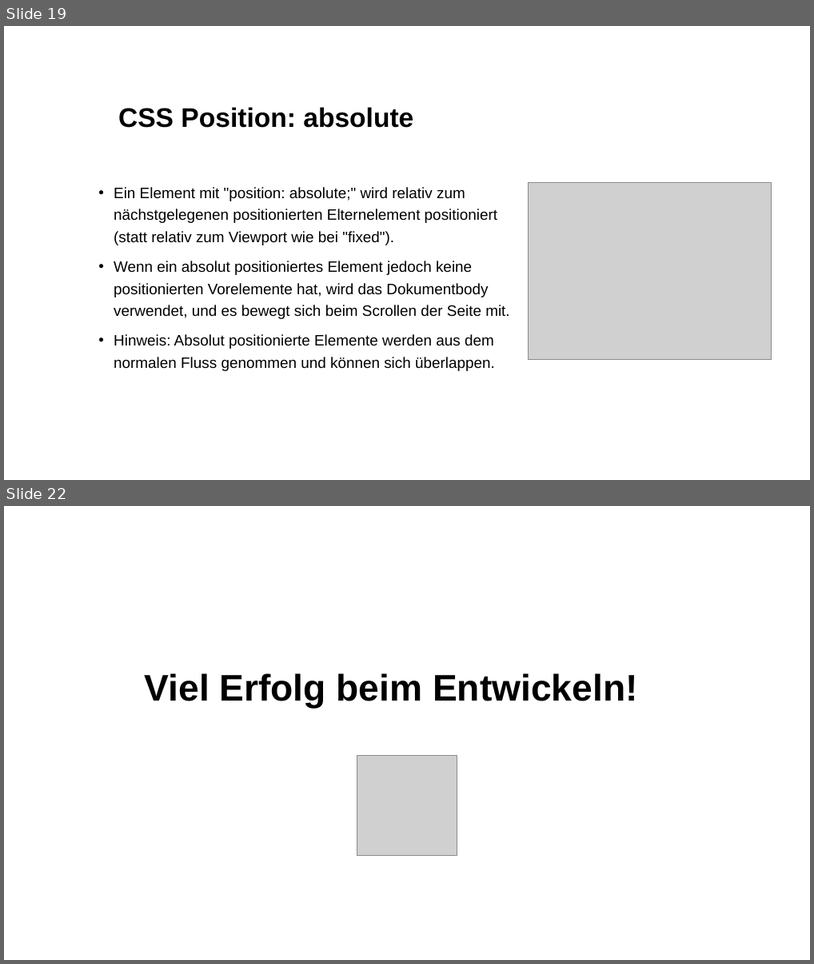
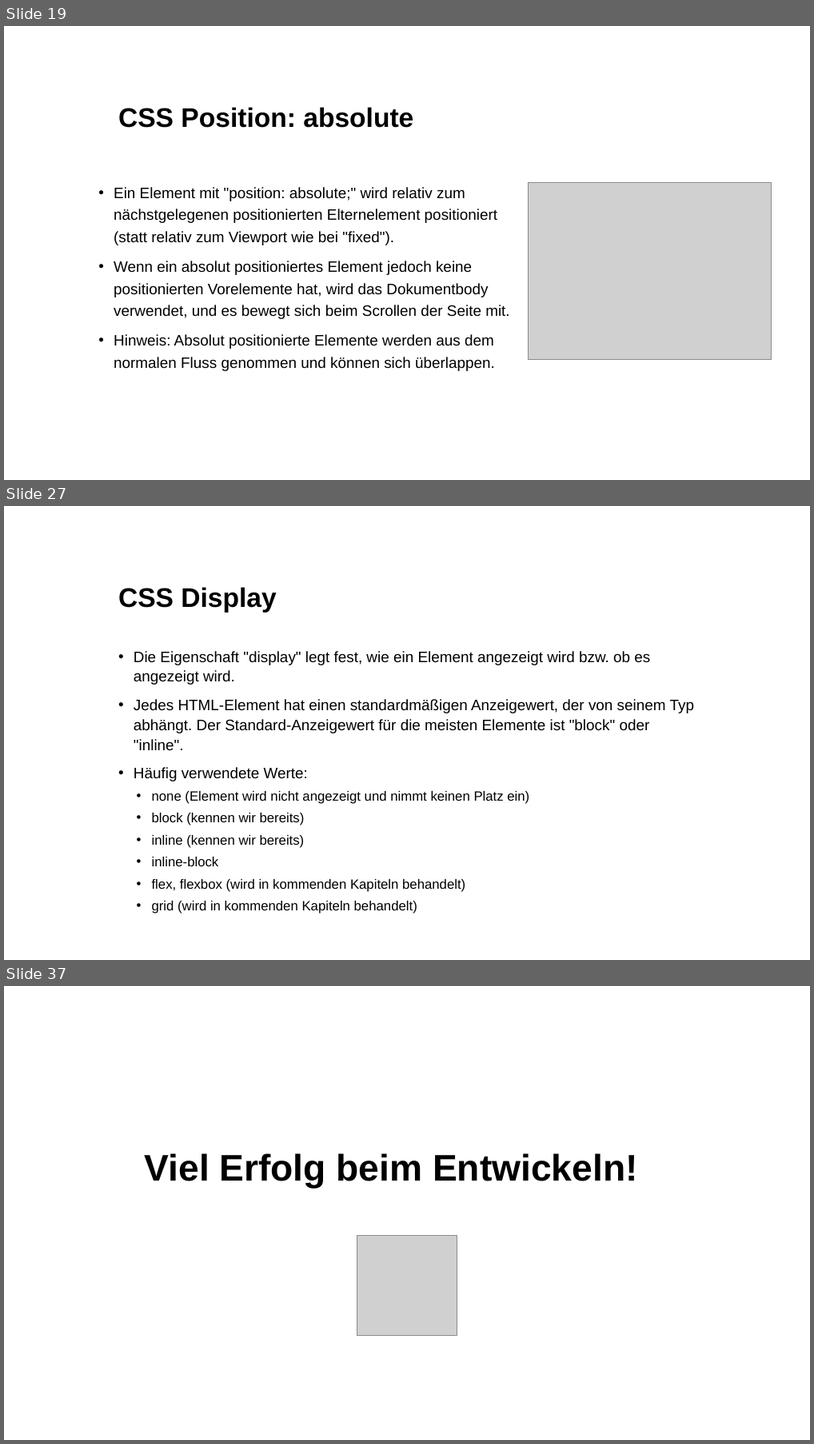
Before and after one commit to kodo89/Webentwicklung_23_24, a slide deck: 3. CSS/Slides/CSS Grundlagen 2.pptx. Shown one above the other, each under a label of ours: slides 19 and 22 before the commit, slides 19, 27 and 37 after it; the slides between them are not shown. The pictures are 814x964 and 814x1444 pixels, drawn with LibreOffice and Linux fonts; fonts in the diff are those of the drawing; grey boxes stand for pictures; background and template pictures are left out. Boxes give left, top, right and bottom in pixels: in the first picture for what was removed or moved away, otherwise in the second. Text is boxed around its words. In the diff, an @@ line names an element or a change of style, - is before the commit and + after.

```diff
--- a/3. CSS/Slides/CSS Grundlagen 2.pptx
+++ b/3. CSS/Slides/CSS Grundlagen 2.pptx
@@ slide 27 added at (4, 506, 810, 960), background #FFFFFF @@
@@ title added at (118, 587, 276, 612), 32 pt, text #000000, bold @@
+CSS Display
@@ text added at (134, 651, 694, 913), 18 pt, text #000000 @@
+• Die Eigenschaft "display" legt fest, wie ein Element angezeigt wird bzw. ob es angezeigt wird.
+• Jedes HTML-Element hat einen standardmäßigen Anzeigewert, der von seinem Typ abhängt. Der Standard-Anzeigewert für die meisten Elemente ist "block" oder "inline".
+• Häufig verwendete Werte:
+  • none (Element wird nicht angezeigt und nimmt keinen Platz ein)
+  • block (kennen wir bereits)
+  • inline (kennen wir bereits)
+  • inline-block
+  • flex, flexbox (wird in kommenden Kapiteln behandelt)
+  • grid (wird in kommenden Kapiteln behandelt)
@@ what was slide 22 is now slide 37 @@
```
Also in this commit, not shown: 7 slides changed, 14 other slides added, 15 other files.
